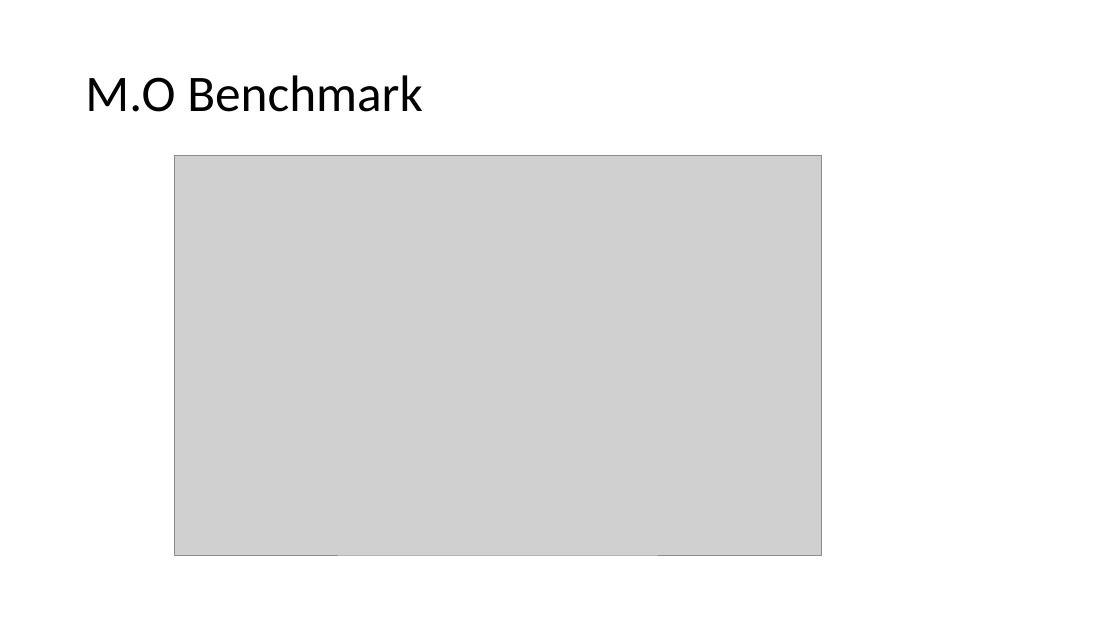
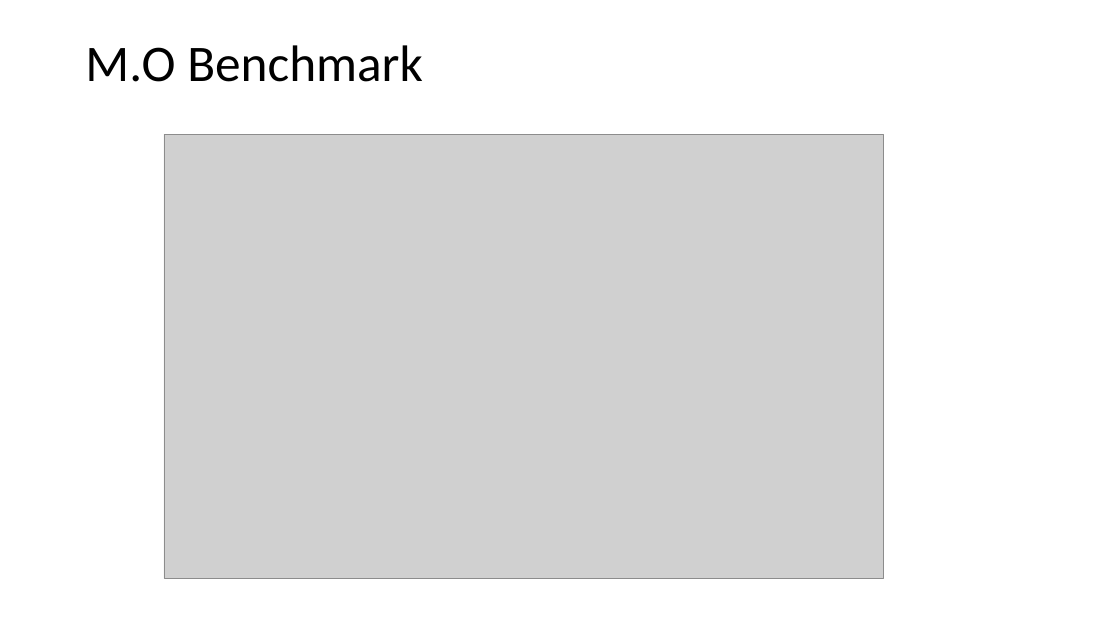
Before and after one commit to AndeyNunes/educationDEA, a slide deck: slide 13 of Project Presentation.pptx. Drawn at 1120x630 pixels with LibreOffice and Linux fonts; fonts in the diff are those of the drawing; grey boxes stand for pictures. Boxes give left, top, right and bottom in pixels: in the first picture for what was removed or moved away, otherwise in the second. Text is boxed around its words. In the diff, an @@ line names an element or a change of style, - is before the commit and + after.

```diff
--- a/Project Presentation.pptx
+++ b/Project Presentation.pptx
@@ title "M.O Benchmark": place and size @@
-title "M.O Benchmark" at bbox=[85, 75, 423, 112]
+title "M.O Benchmark" at bbox=[85, 45, 423, 82]
@@ picture: place and size @@
-picture at bbox=[174, 155, 821, 555]
+picture at bbox=[164, 134, 883, 579]
```
Also in this commit, not shown: 4 other slides changed.
